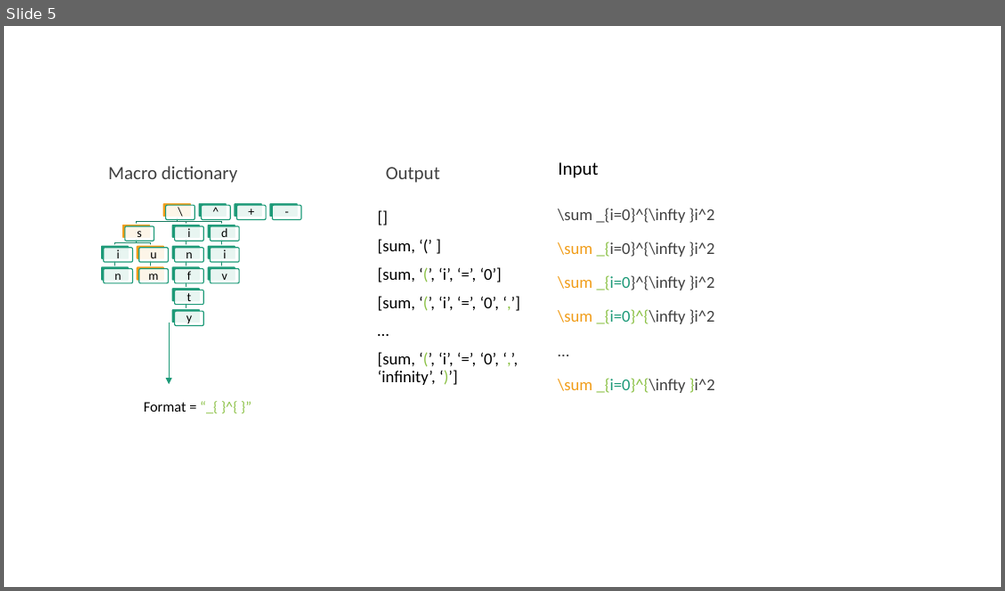
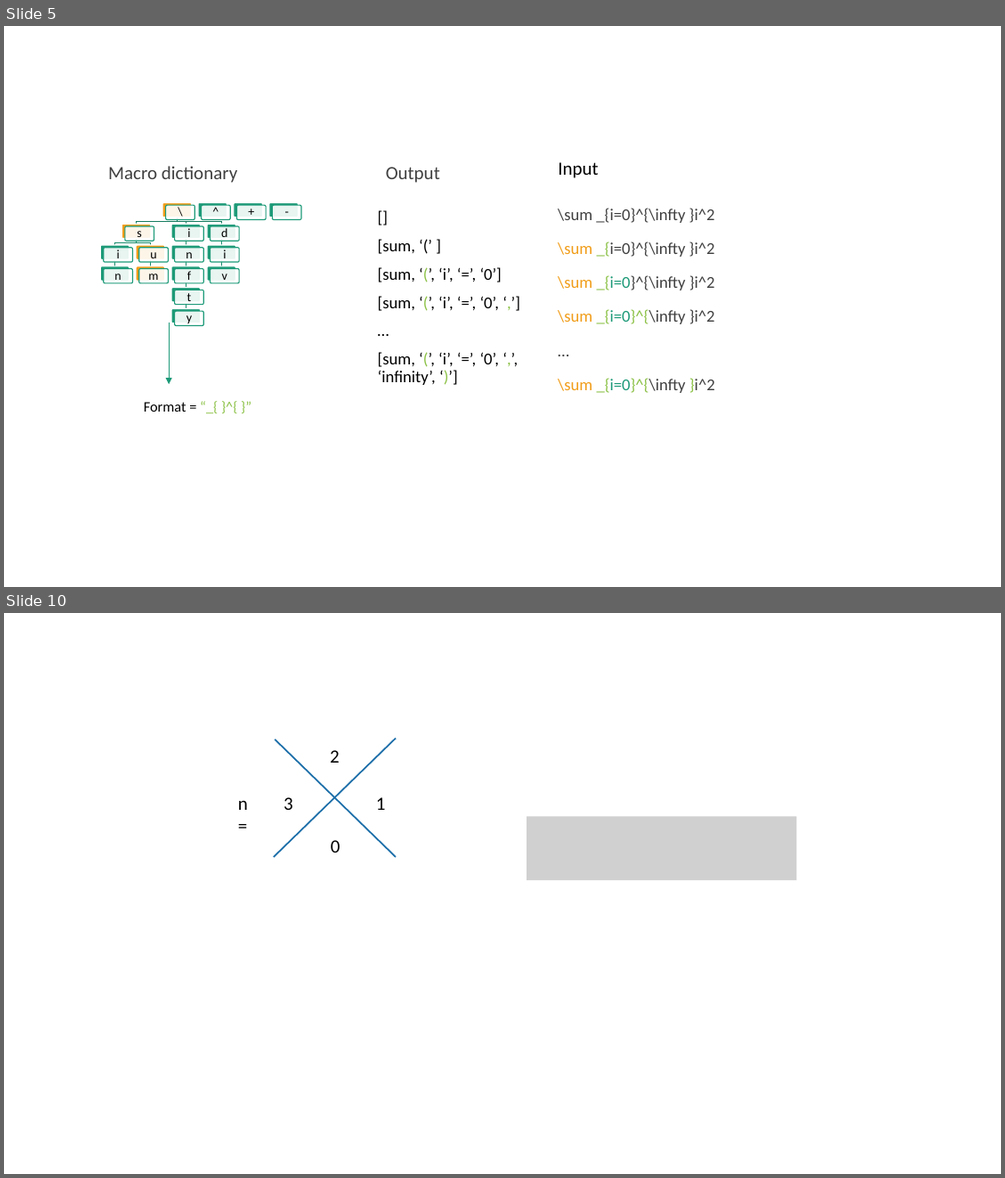
Before and after one commit to jiawei-zhang-a/Pendulum-beta, a slide deck: doc/illustrations.pptx. Shown one above the other, each under a label of ours: slide 5 before the commit, slides 5 and 10 after it; the slides between them are not shown. The pictures are 1005x591 and 1005x1178 pixels, drawn with LibreOffice and Linux fonts; fonts in the diff are those of the drawing; grey boxes stand for pictures. Boxes give left, top, right and bottom in pixels: in the first picture for what was removed or moved away, otherwise in the second. Text is boxed around its words. In the diff, an @@ line names an element or a change of style, - is before the commit and + after.

```diff
--- a/doc/illustrations.pptx
+++ b/doc/illustrations.pptx
@@ slide 10 added at bbox=[4, 613, 1001, 1174], background #FFFFFF @@
@@ group added at bbox=[238, 738, 396, 857]: 5 texts, 2 lines @@
+0
+2
+1
+3
+n =
@@ picture added at bbox=[526, 817, 797, 881] @@
```
Also in this commit, not shown: 6 other slides added, 3 other files.
